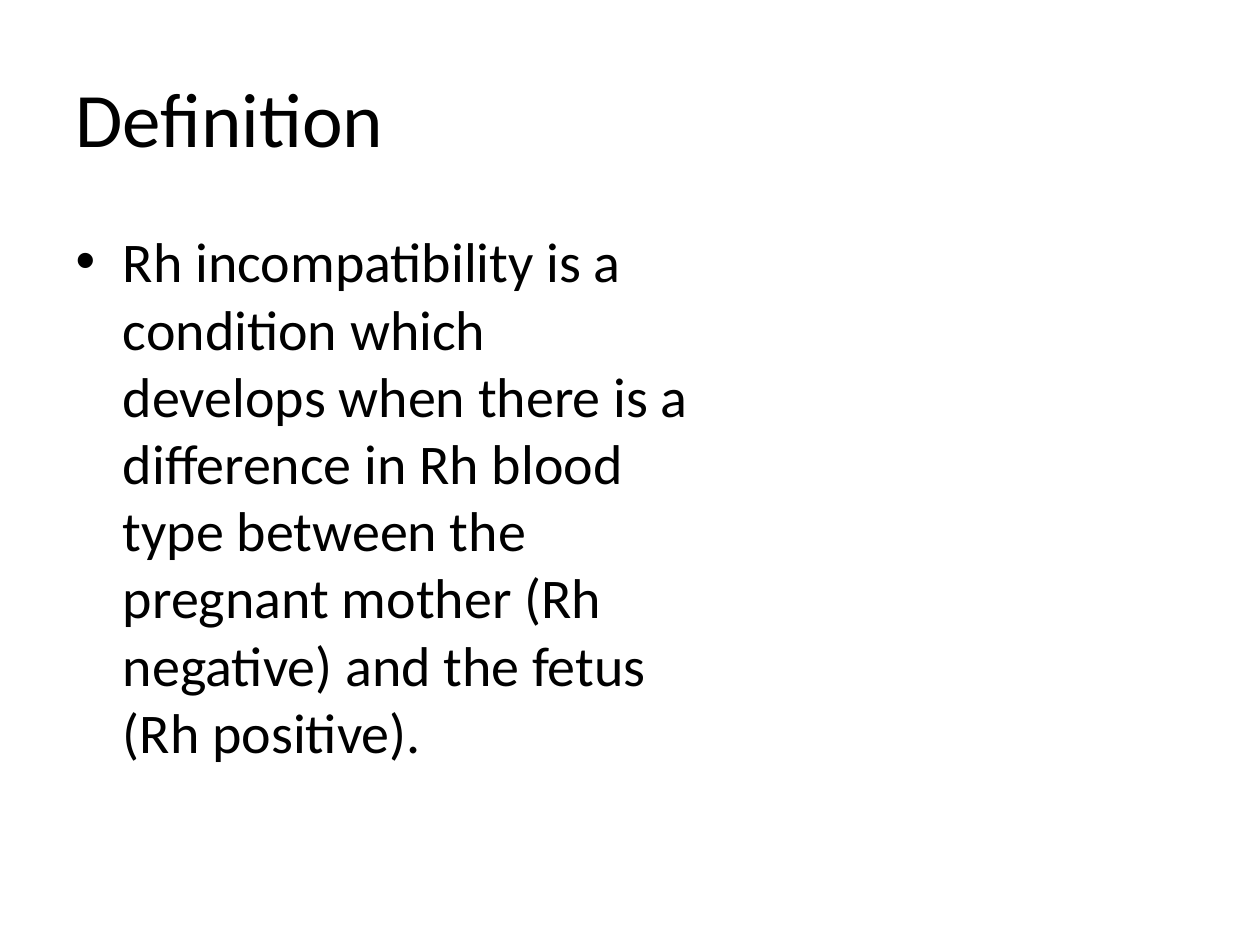
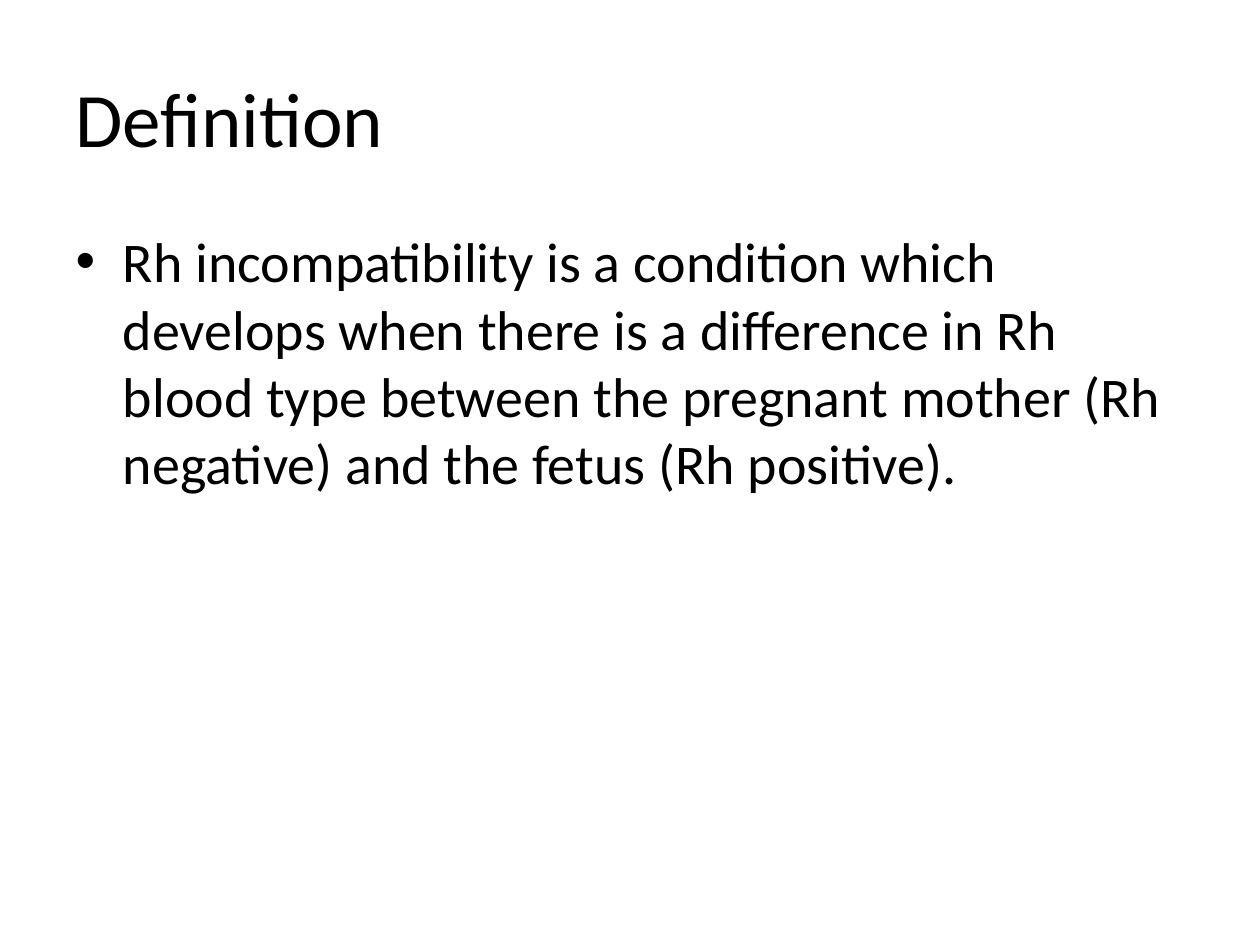
Before and after one commit to wahlanglarisa/springboot_practice, a slide deck: slide 4 of Rh Incompatibility.pptx. Drawn at 1260x945 pixels with LibreOffice and Linux fonts; fonts in the diff are those of the drawing. Boxes give left, top, right and bottom in pixels: in the first picture for what was removed or moved away, otherwise in the second. Text is boxed around its words. In the diff, an @@ line names an element or a change of style, - is before the commit and + after.

```diff
--- a/Rh Incompatibility.pptx
+++ b/Rh Incompatibility.pptx
@@ text "Rh incompatibility is a condition ..." rewrapped from box(123, 243, 688, 762) to box(123, 243, 1160, 494) @@
```
Also in this commit, not shown: 4 other slides changed, 3 slides added, 9 other files.
